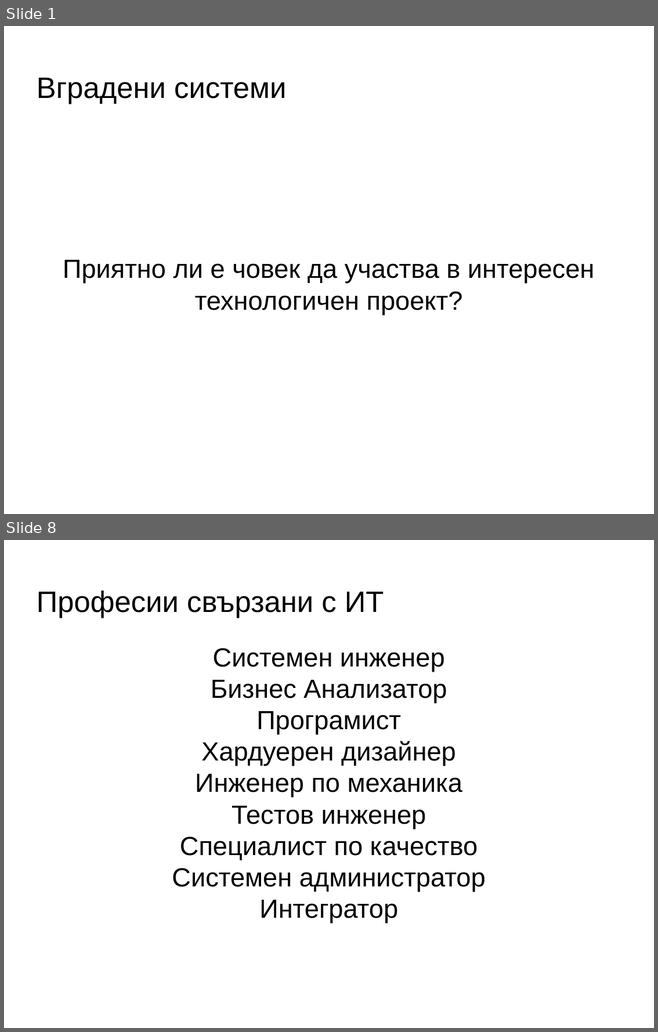
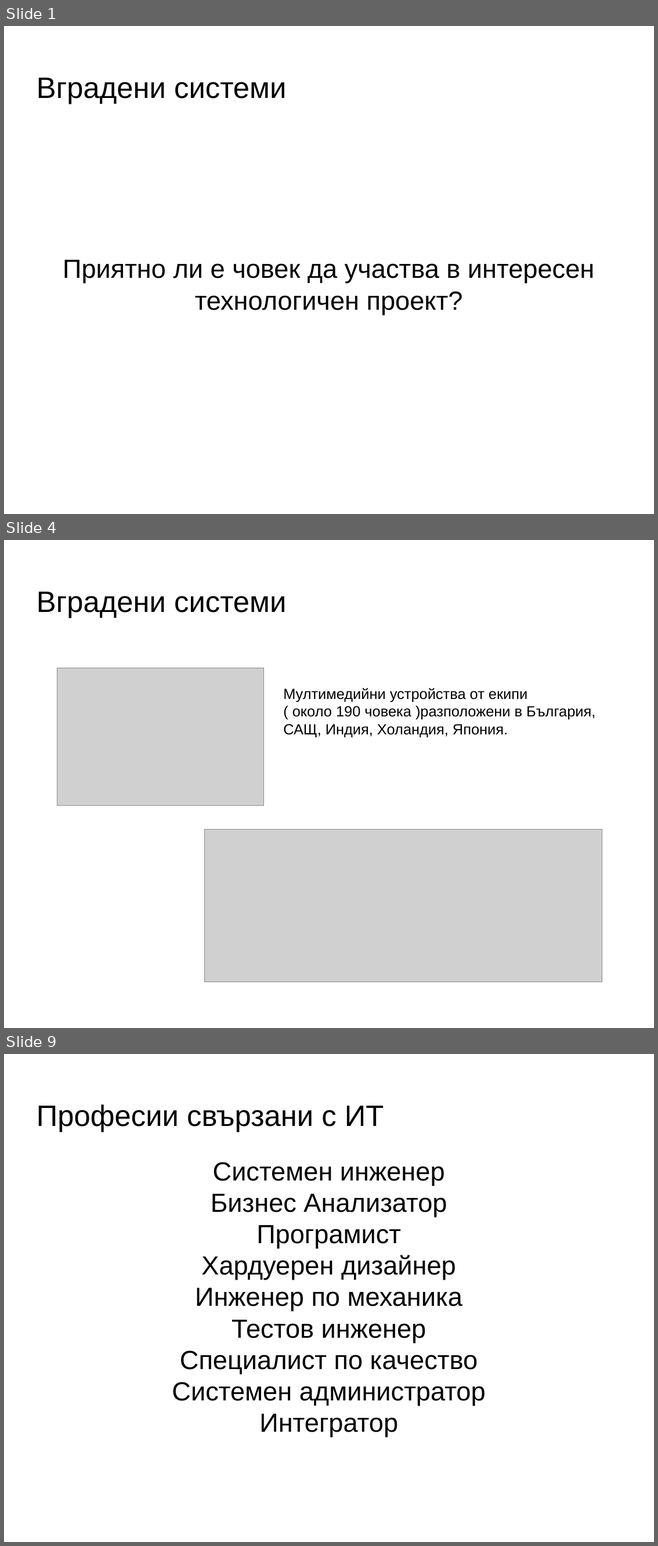
Before and after one commit to PavelKanazirev/RoleModelsInitiative, a slide deck: MentorSchoolEmbeddedSystems.odp. Shown one above the other, each under a label of ours: slides 1 and 8 before the commit, slides 1, 4 and 9 after it; the slides between them are not shown. The pictures are 658x1032 and 658x1546 pixels, drawn with LibreOffice and Linux fonts; fonts in the diff are those of the drawing; grey boxes stand for pictures; background and template pictures are left out. Boxes give left, top, right and bottom in pixels: in the first picture for what was removed or moved away, otherwise in the second. Text is boxed around its words. In the diff, an @@ line names an element or a change of style, - is before the commit and + after.

```diff
--- a/MentorSchoolEmbeddedSystems.odp
+++ b/MentorSchoolEmbeddedSystems.odp
@@ slide 4 added at [4,540,654,1028], background picture (left out) @@
@@ title added at [36,592,286,618], 36 pt, text #000000 @@
+Вградени системи
@@ picture added at [57,668,263,805] @@
@@ text added at [283,688,595,737], 18 pt, text #000000 @@
+Мултимедийни устройства от екипи
+( около 190 човека )разположени в България,
+САЩ, Индия, Холандия, Япония.
@@ picture added at [205,829,602,981] @@
@@ what was slide 8 is now slide 9 @@
```
Also in this commit, not shown: 3 slides changed, 5 other slides added, 5 slides removed, 1 other file.
